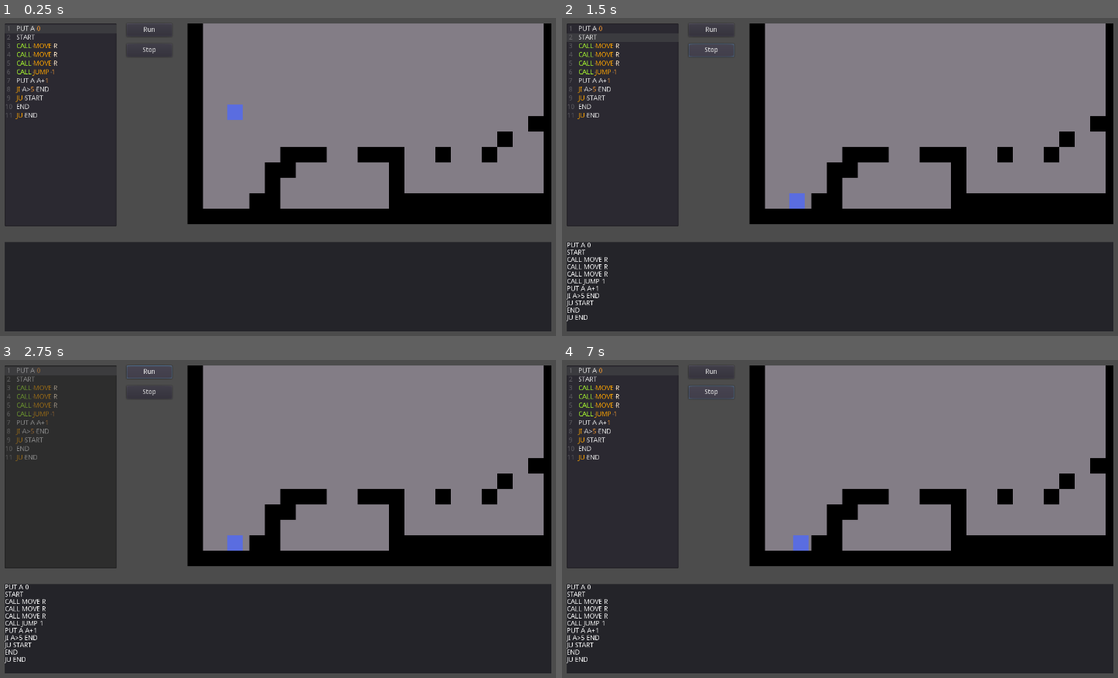
Above: before the commit, frames 1-4 (two rows, left to right).
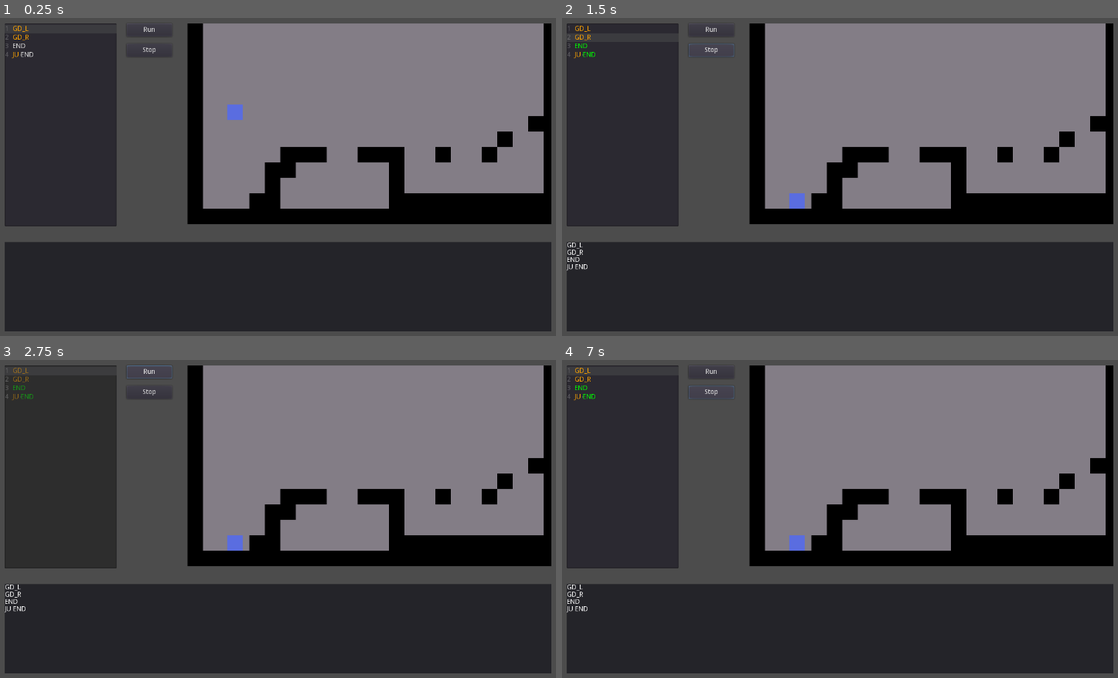
Above: after the commit, the same moments.

Repository: salihfc/code-runner
Game: Godot game, scene res://Main.tscn
Two runs of this game, one before a commit and one after it. Both use one fixed random seed, a clock stepped at 60 frames per second and the inputs below.
Inputs:
- Up to frame 1 (0.25 s): no input
- Up to frame 2 (1.5 s): click "Run" at 0.5 s; click "Stop" at 1.25 s
- Up to frame 3 (2.75 s): click "Run" at 2 s
- Up to frame 4 (7 s): click "Stop" at 2.75 s; click "Run" at 3.5 s; click "Stop" at 4.25 s; tap Enter at 5, 6.5 s; tap Space (jump) at 5.1, 5.27, 5.57, 5.75, 6.02, 6.05, 6.32, 6.8 s; tap A (move_l) at 5.85 s; hold D (move_r) from 6.53 s (still down)

The runs differ from the first frame. In frame 1, 0.6% of the frame differs, in the area x 0-11%, y 2-32%; in frame 2, 1.0%; in frame 3, 1.0%; in frame 4, 1.1%, in the area x 0-45%, y 2-96%.

Commit message:
expression evaluation improved to handle operators with multiple chars {>=}

Diff:
--- a/Analyzer.gd
+++ b/Analyzer.gd
@@ -18,6 +18,27 @@
 var var_table = {
 	"variable_name" : "value",
 }
+
+var operators = [
+	"+",
+	"-",
+	"/",
+	"*",
+
+	">",
+	"<",
+
+	"==",
+	"<=",
+	">=",
+]
+
+var query_table = [
+	"GD_U",
+	"GD_D",
+	"GD_L",
+	"GD_R",
+]
 
 var processing := false
 var current_line_processed := true
@@ -43,40 +64,43 @@
 
 		if current_line_processed and ((not _DELAY_ACTIVE) or line_timer.time_left < 0.01): # go to next line
 			current_line_processed = false
-			prints("current line: [%s]" % current_line)
+#			prints("current line: [%s]" % current_line)
 			line_timer.start(_LINE_TIME)
-			process_line(current_line)
+			run_instruction(current_line)
 			current_line_processed = true
 	elif current_line == lines.size():
 		current_line = 0
 
-func process_line(line_number:int) -> void:
-
-	if flag_lines.has(line_number): # line is flag line
+func run_instruction(line_number:int) -> void:
+
+	# line is flag -> skip
+	if flag_lines.has(line_number):
 		current_line += 1
 		return
 
+	# instruction argument count assumed to be maximum 3
 	var args = lines[line_number].split(" ", 3)
-	var key = args[0]
-
-	match key:
-		"JU":
+	var op = args[0]
+
+	match op:
+		"JU": # Jump Unconditionally [JU] [TARGET:FLAG]
 			var jump_target = args[1]
 			if jump_table.has(jump_target):
 				current_line = jump_table[jump_target]
 			else:
 				assert(0)
-		"JI", "JN":
-			var target_truth_val = (key == "JI")
-			var jump_target = args[2]
+		"JI", "JN": # Jump If | Jump Not If
+			var target_truth_val = (op == "JI")
+			var jump_target = args[2] # [JI] [EXP] [TARGET]
 			if jump_table.has(jump_target):
-				if bool(evaluate_expression(args[1])) == target_truth_val:
+				var evaluation = evaluate_expression(args[1])
+				if bool(evaluation) == target_truth_val:
 					current_line = jump_table[jump_target]
 				else:
 					current_line += 1
 			else:
 				assert(0)
-		"PUT":
+		"PUT": # Assignment operation A = 5, A = B, A = B + 5
 			var target_ref = args[1]
 			var source_ref_or_val = args[2]
 
@@ -96,12 +120,19 @@
 			call_func(func_name, func_args)
 			current_line += 1
 		_:
-			prints("line couldnot processed [%s]" % line_number)
-			assert(0)
+#			prints("Warning: line skipped [%s]" % line_number)
+			evaluate_expression(op)
+			current_line += 1
 			pass
 
 
+
+"""
+	analyze:
+		take the code from input window and start processing
+"""
 func analyze() -> void:
+
 	var input_text = text_edit.text
 	var output_text = ""
 
@@ -119,11 +150,6 @@
 	return text.split(delim, false)
 
 
-func parse_line(line:String) -> void:
-
-	var args = line.split(" ", false, 3)
-
-
 func validate() -> void:
 	# validate code
 	pass
@@ -133,7 +159,6 @@
 Prepass:
 	build flag_table
 """
-
 func prepass() -> void:
 
 	var line_count = lines.size()
@@ -153,22 +178,19 @@
 					assert(0)
 				else:
 					jump_table[args[0]] = i
+					GLOBAL.input_text_editor.add_keyword_color(args[0], Color.green)
 					flag_lines.append(i)
 
 
 func is_keyword(word : String) -> bool:
-
-	return false
+	return GLOBAL.keywords.has(word)
 
 
 func print_jump_table() -> void:
-
-	prints("JUMP_TABLE:\n")
-
+	prints("JUMP_TABLE: -----")
 	for item in jump_table:
 		prints("[%s] : [%s]" % [item, jump_table[item]])
-
-	prints("\n")
+	prints("---")
 
 
 func evaluate_expression(expression : String):
@@ -177,29 +199,49 @@
 	if var_table.has(expression):
 		return var_table[expression]
 
+	if query_table.has(expression):
+		var result = query(expression)
+		prints("query %s result: %s" % [expression, result])
+		return result
+
 	if is_valid_basic(expression):
 		return to_basic(expression)
 
 	# recur
 	# find last operator
-
-	var it = expression.length() - 1
-
-	while(it >= 0):
-		if is_operator(expression[it]):
-			break
-		it-=1
-
-	if it == -1: # edge
-		return 0
-
-	var exp2 = expression.substr(it+1, -1)
+	#var it = expression.length() - 1
+
+	#while(it >= 0):
+	#	if is_operator(expression[it]):
+	#		break
+	#	it-=1
+
+	# if it == -1: # edge
+		# return 0
+
+	var it = -1
+	var op
+	var op_len = 1
+
+	for operator in operators:
+#		prints("operator: [%s]" % operator)
+		var found = expression.find_last(operator)
+
+		if (found > it):
+			it = found
+			op = operator
+			op_len = operator.length()
+
+	if it == -1:
+		assert(0)
+
 	var exp1 = expression.substr(0, it)
+	var exp2 = expression.substr(it + op_len, -1)
 
 	var eval_left = evaluate_expression(exp1)
 	var eval_right = evaluate_expression(exp2)
 
-	return eval(eval_left, eval_right, expression[it])
+	return eval(eval_left, eval_right, op)
 
 
 func is_valid_basic(expression:String) -> bool:
@@ -249,15 +291,13 @@
 
 func query(qname:String):
 
+	prints("query_called [%s]" % qname)
+
 	match qname:
-		"GD_U":
-			return Player.get_dist_up()
-		"GD_L":
-			return Player.get_dist_left()
-		"GD_D":
-			return Player.get_dist_down()
-		"GD_R":
-			return Player.get_dist_right()
+		"GD_U", "GD_L", "GD_D", "GD_R":
+			var result = Player.get_dist(qname.lstrip("GD_"))
+			prints("qname : %s" % result)
+			return result
 		_:
 			pass
 
--- a/Global.gd
+++ b/Global.gd
@@ -1,6 +1,7 @@
 extends Node
 
-var Player = null
+var Player
+var input_text_editor : TextEdit
 
 enum DIRECTION {
 	UP = 0,
@@ -15,3 +16,29 @@
 	2 : "Down",
 	3 : "Left"
 }
+
+var letter_to_direction = {
+	"U" : DIRECTION.UP,
+	"L" : DIRECTION.LEFT,
+	"D" : DIRECTION.DOWN,
+	"R" : DIRECTION.RIGHT,
+}
+
+var keywords = [
+	"JU" ,
+	"JI" ,
+	"JN" ,
+	"JUMP" ,
+	"MOVE" ,
+	"GD_U" ,
+	"GD_L" ,
+	"GD_R" ,
+	"GD_D" ,
+
+	"U" ,
+	"L" ,
+	"R" ,
+	"D" ,
+
+	"CALL",
+]
--- a/Main.tscn
+++ b/Main.tscn
@@ -44,15 +44,8 @@
 margin_top = 42.0
 margin_right = 305.0
 margin_bottom = 462.0
-text = "PUT A 0
-START
-CALL MOVE R
-CALL MOVE R
-CALL MOVE R
-CALL JUMP 1
-PUT A A+1
-JI A>5 END
-JU START
+text = "GD_L
+GD_R
 END
 JU END"
 highlight_current_line = true
--- a/Player/PlayerController.gd
+++ b/Player/PlayerController.gd
@@ -19,5 +19,6 @@
 	pass
 
 
-func get_dist(direction) -> float:
+func get_dist(direction_string) -> float:
+	var direction = GLOBAL.letter_to_direction[direction_string]
 	return GLOBAL.Player.get_dist(direction)
--- a/UI/TextEdit.gd
+++ b/UI/TextEdit.gd
@@ -6,10 +6,10 @@
 	"JN" : Color.orange,
 	"JUMP" : Color.orange,
 	"MOVE" : Color.orange,
-	"GDU" : Color.orange,
-	"GDL" : Color.orange,
-	"GDR" : Color.orange,
-	"GDD" : Color.orange,
+	"GD_U" : Color.orange,
+	"GD_L" : Color.orange,
+	"GD_R" : Color.orange,
+	"GD_D" : Color.orange,
 
 	"U" : Color.blanchedalmond,
 	"L" : Color.blanchedalmond,
@@ -21,5 +21,7 @@
 
 func _ready() -> void:
 
+	GLOBAL.input_text_editor = self
+
 	for keyword in keywords:
 		add_keyword_color(keyword, keywords[keyword])
--- a/project.godot
+++ b/project.godot
@@ -55,7 +55,7 @@
 }
 run={
 "deadzone": 0.5,
-"events": [ Object(InputEventKey,"resource_local_to_scene":false,"resource_name":"","device":0,"alt":false,"shift":false,"control":false,"meta":false,"command":false,"pressed":false,"scancode":32,"unicode":0,"echo":false,"script":null)
+"events": [ Object(InputEventKey,"resource_local_to_scene":false,"resource_name":"","device":0,"alt":false,"shift":false,"control":true,"meta":false,"command":true,"pressed":false,"scancode":16777221,"unicode":0,"echo":false,"script":null)
  ]
 }
 
Not shown, changed: notes.txt
